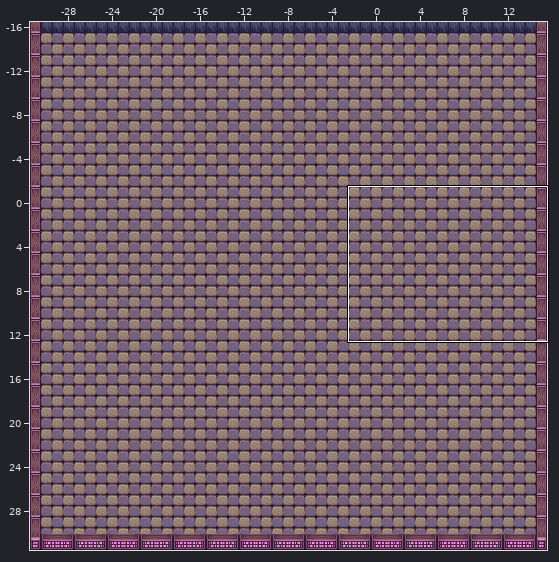
One commit to this Tiled map: Assets/Sprites/Tiled/Library_Map.tmx. Above: a wide view before the commit, with the close-up outlined.
Close-up. Old version:
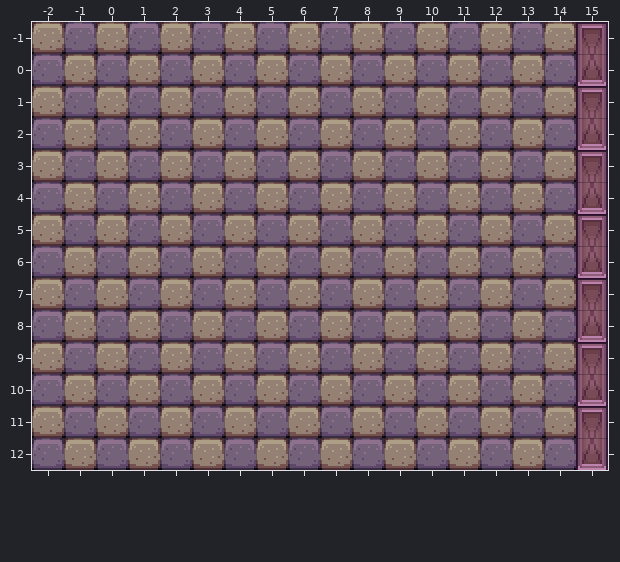
Cells are 16x16 px. Shown: x -2..15, y -1..12. The commit also changed other parts of the map, which this record leaves out.
After the commit:
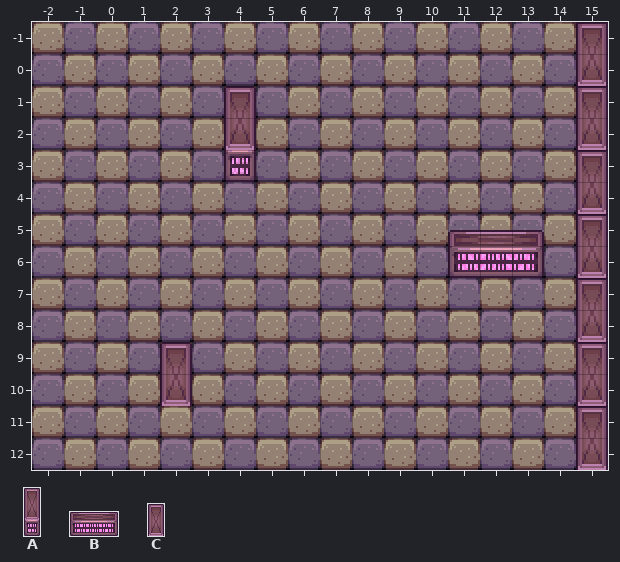
Key: from "Library_Tiles": A 3 "poka_bok", B 4 "poka_front", C 5 "sciana_bok".
_ is an empty cell, . an unchanged one.
The edit:
--- layer "Backwall"
@@ x 4..4 @@
- 3 _
+ 3 A
@@ x 11..11 @@
- 6 _
+ 6 B
@@ x 2..2 @@
-10 _
+10 C
